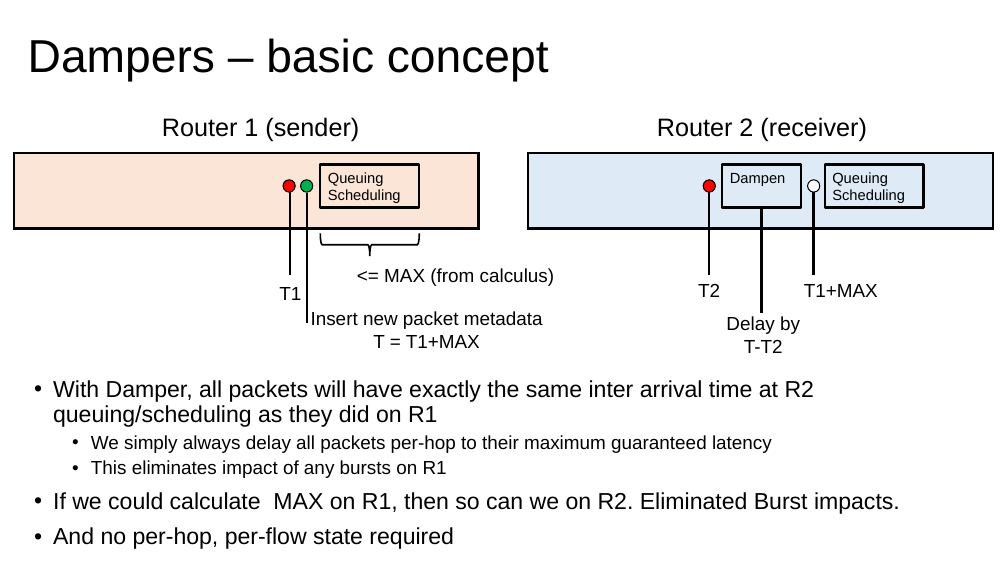
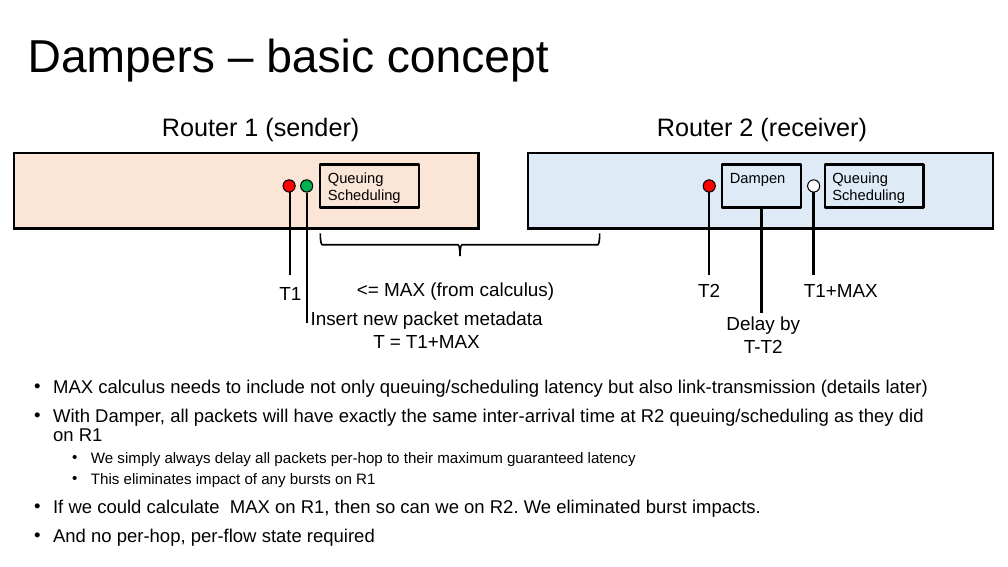
Before and after one commit to toerless/detnet, a slide deck: slide 18 of slides/interim-2023-07-19-glbf.pptx (slide 17 before the commit). Drawn at 1008x567 pixels with LibreOffice and Linux fonts; fonts in the diff are those of the drawing. Boxes give left, top, right and bottom in pixels: in the first picture for what was removed or moved away, otherwise in the second. Text is boxed around its words. In the diff, an @@ line names an element or a change of style, - is before the commit and + after.

Commit message:
Final glbf, initial frame-interlaving

```diff
--- a/slides/interim-2023-07-19-glbf.pptx
+++ b/slides/interim-2023-07-19-glbf.pptx
@@ left brace: place and size @@
-left brace at [320, 233, 419, 256]
+left brace at [321, 234, 600, 256]
@@ text "<= MAX (from calculus)": place and size @@
-text "<= MAX (from calculus)" at [384, 268, 555, 286]
+text "<= MAX (from calculus)" at [384, 282, 555, 300]
@@ text at [53, 379, 928, 441]: text changed; size 22 to 17.6 pt @@
-• With Damper, all packets will have exactly the same inter arrival time at R2 queuing/scheduling as they did on R1
+• MAX calculus needs to include not only queuing/scheduling latency but also link-transmission (details later)
+• With Damper, all packets will have exactly the same inter-arrival time at R2 queuing/scheduling as they did on R1
@@ text at [53, 452, 636, 546]: size 18 to 14.4 pt in "We simply always delay all packets per-hop ...", "This eliminates impact of any bursts on ..."; size 22 to 17.6 pt in "And no per-hop, per-flow state required"; line spacing 0.9 to 0.86 @@
@@ text at [53, 499, 761, 517]: text changed; size 22 to 17.6 pt @@
-• If we could calculate MAX on R1, then so can we on R2. Eliminated Burst impacts.
+• If we could calculate MAX on R1, then so can we on R2. We eliminated burst impacts.
```
Also in this commit, not shown: 10 other slides changed, 1 slide added, 3 other files.
